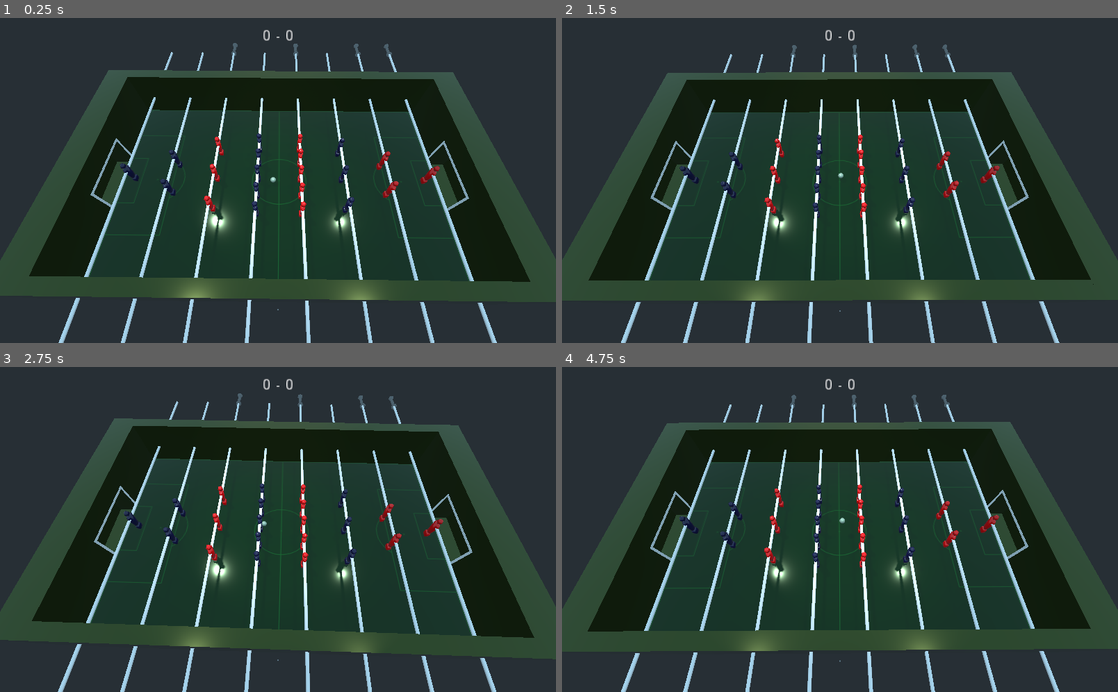
Above: before the commit, frames 1-4 (two rows, left to right).
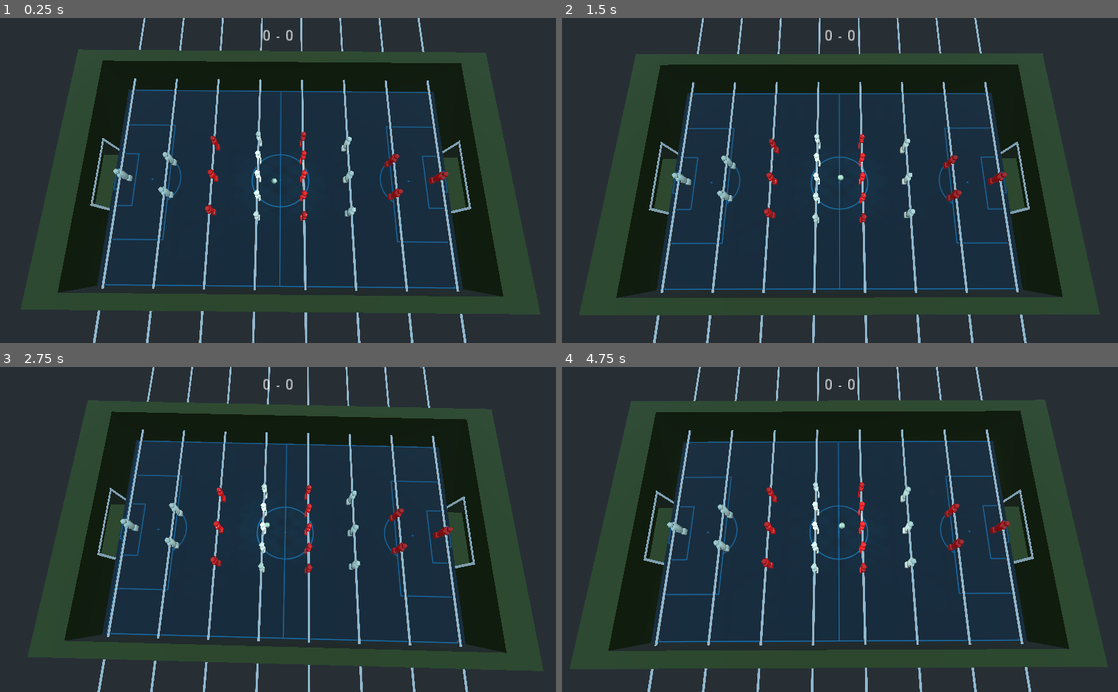
Above: after the commit, the same moments.

Repository: acarrasco/foosball
Game: Godot game, scene res://Room.tscn
Two runs of this game, one before a commit and one after it. Both use one fixed random seed, a clock stepped at 60 frames per second and the inputs below.
Inputs:
- Up to frame 1 (0.25 s): no input
- Up to frame 2 (1.5 s): tap Space at 0.77 s
- Up to frame 3 (2.75 s): tap Space at 1.52 s
- Up to frame 4 (4.75 s): tap Space at 3.02, 3.77, 4.52 s

The runs differ from the first frame. In frame 1, 36% of the frame differs, in the area x 0-100%, y 0-100%; in frame 2, 35%; in frame 3, 35%; in frame 4, 37%.

Commit message:
bar selection feedback, better camera control

Diff:
--- a/ActiveBars.gd
+++ b/ActiveBars.gd
@@ -8,8 +8,8 @@
 var right_analog_bar = 0
 
 var bars = []
-var just_dpad_pressed = false
-var just_shoulder_pressed = false
+var just_pressed_dpad = false
+var just_pressed_shoulder = false
 
 # Called when the node enters the scene tree for the first time.
 func _ready():
@@ -29,34 +29,35 @@
 				child.get_node("Mesh").set_surface_material(0, material)
 
 
-
 func switch_bar(index, just_pressed, direction_left, direction_right, analog):
+	var change = 0
+	var new_index = index
 	if Input.is_joy_button_pressed(joy, direction_left):
 		if not just_pressed:
-			bars[index].active = false
-			index = max(index - 1, 0)
-			bars[index].active = true
-			bars[index].analog = analog
+			change = -1
 		just_pressed = true
 	elif Input.is_joy_button_pressed(joy, direction_right):
 		if not just_pressed:
-			bars[index].active = false
-			index = min(index + 1, len(bars)-1)
-			bars[index].active = true
-			bars[index].analog = analog
+			change = 1
 		just_pressed = true
 	else:
 		just_pressed = false
-	return [index, just_pressed]
+
+	if change != 0:
+		new_index = clamp(index + change, 0, len(bars)-1)
+		bars[index].deactivate()
+		bars[new_index].activate(analog)
+
+	return [new_index, just_pressed]
 
 # Called every frame. 'delta' is the elapsed time since the previous frame.
 func _process(delta):
 	var result
 
-	result = switch_bar(left_analog_bar, just_dpad_pressed, JOY_DPAD_LEFT, JOY_DPAD_RIGHT, 0)
+	result = switch_bar(left_analog_bar, just_pressed_dpad, JOY_DPAD_LEFT, JOY_DPAD_RIGHT, 0)
 	left_analog_bar = result[0]
-	just_dpad_pressed = result[1]
+	just_pressed_dpad = result[1]
 
-	result  = switch_bar(right_analog_bar, just_shoulder_pressed, JOY_BUTTON_4, JOY_BUTTON_5, 1)
+	result  = switch_bar(right_analog_bar, just_pressed_shoulder, JOY_BUTTON_4, JOY_BUTTON_5, 1)
 	right_analog_bar = result[0]
-	just_shoulder_pressed = result[1]
+	just_pressed_shoulder = result[1]
--- a/Bar.gd
+++ b/Bar.gd
@@ -1,9 +1,4 @@
 extends KinematicBody
-
-
-# Declare member variables here. Examples:
-# var a = 2
-# var b = "text"
 
 export var max_sway = 15
 export var sway_speed = 100
@@ -17,21 +12,33 @@
 export var invert = 1
 
 export var joy = 0
-export var analog = 0
-
-export var active = false
+export var analog = -1
 
 var sway = 0
 var rotate = 0
 
+export var inactive_material: SpatialMaterial = SpatialMaterial.new()
+export var active_material_analog_0: SpatialMaterial = SpatialMaterial.new()
+export var active_material_analog_1: SpatialMaterial = SpatialMaterial.new()
+
+var active_materials
+
 # Called when the node enters the scene tree for the first time.
 func _ready():
-	pass # Replace with function body.
+	$CSGCylinder.material = inactive_material
+	active_materials = [active_material_analog_0, active_material_analog_1]
 
+func activate(_analog):
+	analog = _analog
+	$CSGCylinder.material = active_materials[_analog]
+
+func deactivate()	:
+	analog = -1
+	$CSGCylinder.material = inactive_material
 
 # Called every frame. 'delta' is the elapsed time since the previous frame.
 func _process(delta):
-	if not active:
+	if analog < 0:
 		return
 	var sway_input = invert * Input.get_joy_axis(joy, SWAY_AXIS[analog])
 	var sway_target = clamp(sway + sway_input * delta * sway_speed, -max_sway, max_sway)
--- a/Bar.tscn
+++ b/Bar.tscn
@@ -1,6 +1,31 @@
-[gd_scene load_steps=3 format=2]
+[gd_scene load_steps=7 format=2]
 
 [ext_resource path="res://handle.obj" type="ArrayMesh" id=1]
+[ext_resource path="res://Bar.gd" type="Script" id=2]
+
+[sub_resource type="SpatialMaterial" id=3]
+albedo_color = Color( 0.878431, 0.878431, 0.878431, 1 )
+metallic = 1.0
+roughness = 0.09
+
+[sub_resource type="SpatialMaterial" id=4]
+albedo_color = Color( 0.470588, 0.658824, 0.87451, 1 )
+metallic = 1.0
+roughness = 0.17
+emission_enabled = true
+emission = Color( 0.478431, 0.560784, 0.835294, 1 )
+emission_energy = 1.25
+emission_operator = 0
+emission_on_uv2 = false
+
+[sub_resource type="SpatialMaterial" id=5]
+albedo_color = Color( 0.34902, 0.917647, 0.286275, 1 )
+roughness = 0.15
+emission_enabled = true
+emission = Color( 0.568627, 0.698039, 0.0313726, 1 )
+emission_energy = 1.0
+emission_operator = 0
+emission_on_uv2 = false
 
 [sub_resource type="CylinderShape" id=1]
 margin = 0.01
@@ -8,6 +33,10 @@
 height = 2.78096
 
 [node name="Bar" type="KinematicBody"]
+script = ExtResource( 2 )
+inactive_material = SubResource( 3 )
+active_material_analog_0 = SubResource( 4 )
+active_material_analog_1 = SubResource( 5 )
 
 [node name="CollisionShape" type="CollisionShape" parent="."]
 transform = Transform( 0.007, 0, 0, 0, -8.14603e-08, -0.008, 0, 0.5, -1.30337e-09, 0, 0, 0 )
@@ -19,6 +48,6 @@
 height = 160.0
 
 [node name="Handle" type="MeshInstance" parent="."]
-transform = Transform( 100, 0, 0, 0, 100, 0, 0, 0, 100, 0, 0, 84.534 )
+transform = Transform( 100, 0, 0, 0, 100, 0, 0, 0, 100, 0, 0, 85.0265 )
 mesh = ExtResource( 1 )
 material/0 = null
--- a/Floor.tscn
+++ b/Floor.tscn
@@ -7,7 +7,7 @@
 rough = true
 
 [sub_resource type="SpatialMaterial" id=2]
-albedo_color = Color( 0.0509804, 0.396078, 0.129412, 1 )
+albedo_color = Color( 0.054902, 0.576471, 0.803922, 1 )
 albedo_texture = ExtResource( 1 )
 metallic = 0.5
 roughness = 0.1
--- a/Room.gd
+++ b/Room.gd
@@ -5,18 +5,21 @@
 # var a = 2
 # var b = "text"
 const UP = Vector3(0, 1, 0)
-const CAMERA_EASING = 0.2
-const LIGHT_EASING = 1
+const CAMERA_LOOK_EASING = 0.4
+const CAMERA_POS_EASING = 0.3
+const LIGHT_EASING = 2
 
-var cameras
+var camera
+var camera_original_position
 var ball
 var lights = []
 
 # Called when the node enters the scene tree for the first time.
 func _ready():
-	cameras = [$CameraLeft]
+	camera = $CameraLeft
+	camera_original_position = camera.translation
 	ball = $Table/Ball
-	lights = [$SpotLight1, $SpotLight2, $SpotLight3, $SpotLight4]
+	lights = $Spotlights.get_children()
 
 
 # Called every frame. 'delta' is the elapsed time since the previous frame.
@@ -26,13 +29,15 @@
 		$Table/GoalLeft/ScoreDetector.score = 0
 		$Table/GoalRight/ScoreDetector.score = 0
 
-	var target
-	target = ball.translation * CAMERA_EASING
-	for camera in cameras:
-		camera.look_at(target, UP)
+	var distance = (camera.translation - ball.translation).length()
+	camera.translation = Vector3(
+		ball.translation.x * CAMERA_POS_EASING,
+		camera_original_position.y + distance * CAMERA_POS_EASING,
+		camera_original_position.z + ball.translation.z * CAMERA_POS_EASING * 0.5
+		)
+	camera.look_at(ball.translation * CAMERA_LOOK_EASING, UP)
 
-	target = ball.translation * LIGHT_EASING
 	for light in lights:
-		light.look_at(target, UP)
+		light.look_at(ball.translation + ball.linear_velocity * delta * LIGHT_EASING, UP)
 
 	$Score.text = str($Table/GoalLeft/ScoreDetector.score) + " - " + str($Table/GoalRight/ScoreDetector.score)
--- a/Room.tscn
+++ b/Room.tscn
@@ -9,7 +9,8 @@
 [node name="Table" parent="." instance=ExtResource( 1 )]
 
 [node name="CameraLeft" type="Camera" parent="."]
-transform = Transform( 1, 0, 0, 0, 0.173648, 0.984807, 0, -0.984807, 0.173648, 0, 90, 50 )
+transform = Transform( 1, 0, 0, 0, 0.173648, 0.984807, 0, -0.984807, 0.173648, 0, 80, 30 )
+fov = 60.0
 near = 1.0
 far = 500.0
 
@@ -25,8 +26,16 @@
 "_edit_use_anchors_": false
 }
 
-[node name="SpotLight1" type="SpotLight" parent="."]
-transform = Transform( 1, 0, 0, 0, 1, 0, 0, 0, 1, -80, 200, -50 )
+[node name="Above" type="OmniLight" parent="."]
+transform = Transform( 1, 0, 0, 0, -1.62921e-07, 1, 0, -1, -1.62921e-07, 0, 200, 0 )
+shadow_enabled = true
+shadow_bias = 6.43
+
+[node name="Spotlights" type="Spatial" parent="."]
+transform = Transform( 60, 0, 0, 0, 1, 0, 0, 0, 30, 0, 50, 0 )
+
+[node name="1" type="SpotLight" parent="Spotlights"]
+transform = Transform( 1, 0, 0, 0, 1, 0, 0, 0, 1, -1, 0, -1 )
 light_energy = 0.6
 light_specular = 0.71
 shadow_enabled = true
@@ -37,8 +46,8 @@
 spot_angle = 10.0
 spot_angle_attenuation = 1.93187
 
-[node name="SpotLight2" type="SpotLight" parent="."]
-transform = Transform( 1, 0, 0, 0, 1, 0, 0, 0, 1, -80, 200, 50 )
+[node name="2" type="SpotLight" parent="Spotlights"]
+transform = Transform( 1, 0, 0, 0, 1, 0, 0, 0, 1, -1, 0, 1 )
 light_energy = 0.6
 light_specular = 0.71
 shadow_enabled = true
@@ -47,8 +56,8 @@
 spot_range = 300.0
 spot_angle = 15.0
 
-[node name="SpotLight3" type="SpotLight" parent="."]
-transform = Transform( 1, 0, 0, 0, 1, 0, 0, 0, 1, 80, 200, -50 )
+[node name="3" type="SpotLight" parent="Spotlights"]
+transform = Transform( 1, 0, 0, 0, 1, 0, 0, 0, 1, 1, 0, -1 )
 light_energy = 0.6
 light_specular = 0.71
 shadow_enabled = true
@@ -57,8 +66,8 @@
 spot_range = 300.0
 spot_angle = 15.0
 
-[node name="SpotLight4" type="SpotLight" parent="."]
-transform = Transform( 1, 0, 0, 0, 1, 0, 0, 0, 1, 80, 200, 50 )
+[node name="4" type="SpotLight" parent="Spotlights"]
+transform = Transform( 1, 0, 0, 0, 1, 0, 0, 0, 1, 1, 0, 1 )
 light_energy = 0.6
 light_specular = 0.71
 shadow_enabled = true
@@ -66,10 +75,3 @@
 shadow_contact = 2.0
 spot_range = 300.0
 spot_angle = 15.0
-
-[node name="Above" type="OmniLight" parent="."]
-transform = Transform( 1, 0, 0, 0, -1.62921e-07, 1, 0, -1, -1.62921e-07, 0, 30.8017, 0 )
-light_energy = 0.5
-light_specular = 0.71
-shadow_enabled = true
-shadow_bias = 6.43
--- a/Table.tscn
+++ b/Table.tscn
@@ -1,11 +1,10 @@
-[gd_scene load_steps=13 format=2]
+[gd_scene load_steps=12 format=2]
 
 [ext_resource path="res://Side.tscn" type="PackedScene" id=1]
 [ext_resource path="res://Floor.tscn" type="PackedScene" id=2]
 [ext_resource path="res://Goal.tscn" type="PackedScene" id=3]
 [ext_resource path="res://Wood.tres" type="Material" id=4]
 [ext_resource path="res://Bar.tscn" type="PackedScene" id=5]
-[ext_resource path="res://Bar.gd" type="Script" id=6]
 [ext_resource path="res://Pin.tscn" type="PackedScene" id=7]
 [ext_resource path="res://ActiveBars.gd" type="Script" id=8]
 [ext_resource path="res://Ball.gd" type="Script" id=9]
@@ -69,11 +68,10 @@
 [node name="LeftBars" type="Spatial" parent="."]
 transform = Transform( 1, 0, 0, 0, 1, 0, 0, 0, 1, 0, 8, 0 )
 script = ExtResource( 8 )
-team_color = Color( 0.0862745, 0.0941176, 0.270588, 1 )
+team_color = Color( 0.909804, 0.937255, 0.858824, 1 )
 
 [node name="0" parent="LeftBars" instance=ExtResource( 5 )]
 transform = Transform( 1, 0, 0, 0, 1, 0, 0, 0, 1, -63, 0, 0 )
-script = ExtResource( 6 )
 SWAY_AXIS = [ 1, 2 ]
 ROTATE_AXIS = [ 0, 3 ]
 
@@ -81,7 +79,6 @@
 
 [node name="1" parent="LeftBars" instance=ExtResource( 5 )]
 transform = Transform( 1, 0, 0, 0, 1, 0, 0, 0, 1, -45, 0, 0 )
-script = ExtResource( 6 )
 max_sway = 30
 SWAY_AXIS = [ 1, 2 ]
 ROTATE_AXIS = [ 0, 3 ]
@@ -94,7 +91,6 @@
 
 [node name="2" parent="LeftBars" instance=ExtResource( 5 )]
 transform = Transform( 1, 0, 0, 0, 1, 0, 0, 0, 1, -9, 0, 0 )
-script = ExtResource( 6 )
 max_sway = 25
 SWAY_AXIS = [ 1, 2 ]
 ROTATE_AXIS = [ 0, 3 ]
@@ -115,7 +111,6 @@
 
 [node name="3" parent="LeftBars" instance=ExtResource( 5 )]
 transform = Transform( 1, 0, 0, 0, 1, 0, 0, 0, 1, 27, 0, 0 )
-script = ExtResource( 6 )
 max_sway = 26
 SWAY_AXIS = [ 1, 2 ]
 ROTATE_AXIS = [ 0, 3 ]
@@ -137,16 +132,13 @@
 
 [node name="0" parent="RightBars" instance=ExtResource( 5 )]
 transform = Transform( 1, 0, 0, 0, 1, 0, 0, 0, 1, -63, 0, 0 )
-script = ExtResource( 6 )
-invert = -1
-joy = 1
-analog = 1
+invert = -1
+joy = 1
 
 [node name="Pin" parent="RightBars/0" instance=ExtResource( 7 )]
 
 [node name="1" parent="RightBars" instance=ExtResource( 5 )]
 transform = Transform( 1, 0, 0, 0, 1, 0, 0, 0, 1, -45, 0, 0 )
-script = ExtResource( 6 )
 max_sway = 30
 invert = -1
 joy = 1
@@ -159,7 +151,6 @@
 
 [node name="2" parent="RightBars" instance=ExtResource( 5 )]
 transform = Transform( 1, 0, 0, 0, 1, 0, 0, 0, 1, -9, 0, 0 )
-script = ExtResource( 6 )
 max_sway = 25
 invert = -1
 joy = 1
@@ -180,7 +171,6 @@
 
 [node name="3" parent="RightBars" instance=ExtResource( 5 )]
 transform = Transform( 1, 0, 0, 0, 1, 0, 0, 0, 1, 27, 0, 0 )
-script = ExtResource( 6 )
 max_sway = 26
 invert = -1
 joy = 1
Binary file changed: field.png
Not shown, changed: field.png.import
